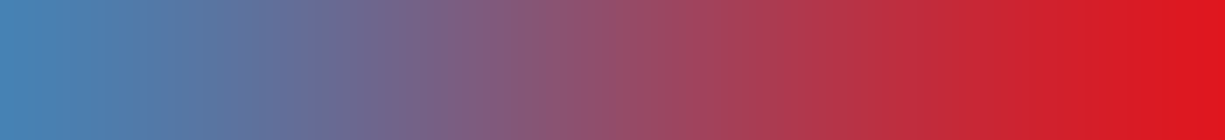
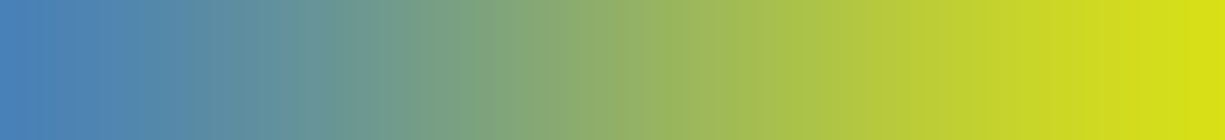
Comparing the layer stacks of the two 1225 × 140 images. Changes:
painted on "Layer 1" over [0, 0, 1225, 140]
painted on "Background" over [0, 0, 1225, 140]
